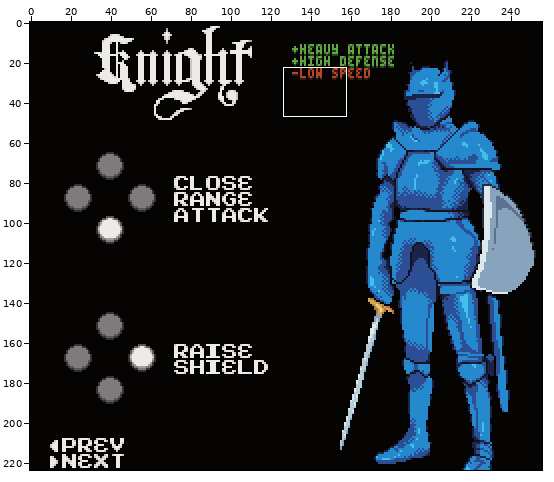
Edited in one commit: sprite sheet (res/img/charselect/knight.png). The picture above shows the old version from afar; the outline marks the close-up.
Close-up. The starting point:
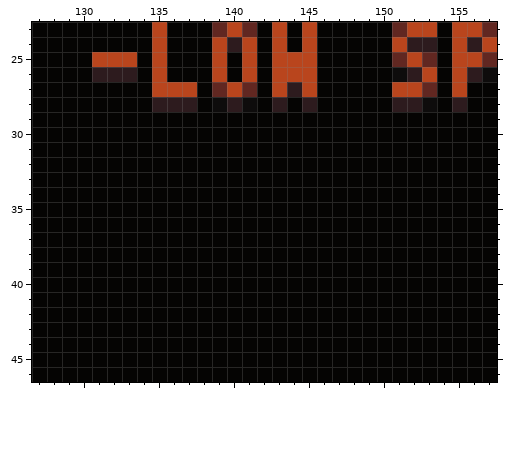
The file is 256x224 pixels. Shown: x 127..157, y 23..46.
New version:
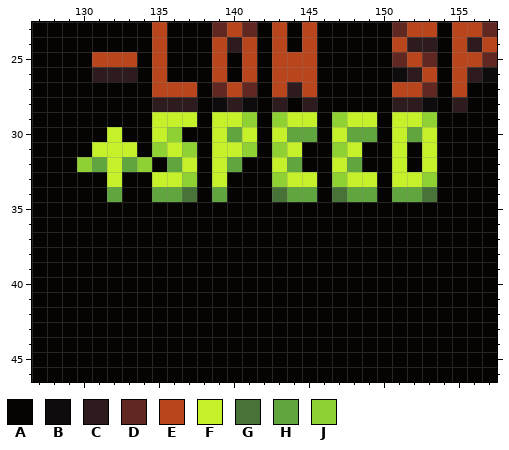
Palette (. is transparent): A #050403  B #0e0c0c  C #2d1b1e  D #612721  E #b9451d  F #c4f129  G #477238  H #61a53f  J #8fd032
The edit:
The edit turns colour A into colour F in row 29 at x 135 to 137, 139 to 140, 144 to 145, 148 to 149 and 151 to 152; in row 30 at x 132, 135, 139, 141, 143, 147, 151 and 153; in row 31 at x 131 to 133, 136, 139 to 140, 144, 148, 151 and 153; in row 32 at x 132, 137, 139, 143, 147, 151 and 153; in row 33 at x 132, 135 to 136, 139, 144 to 145, 148 to 149 and 151 to 152.
The edit turns colour A into colour G in row 34 at x 137, 143, 147 and 153.
The edit turns colour A into colour H in row 30 at x 140, 144 to 145, 148 to 149 and 152; in row 32 at x 131, 133, 136, 140, 144 and 148; in row 34 at x 132, 135 to 136, 139, 144 to 145, 148 to 149 and 151 to 152.
The edit turns colour A into colour J in row 29 at x 141, 143, 147 and 153; in row 30 at x 136; in row 31 at x 135, 137, 141, 143 and 147; in row 32 at x 130 and 134; in row 33 at x 137, 143, 147 and 153.
